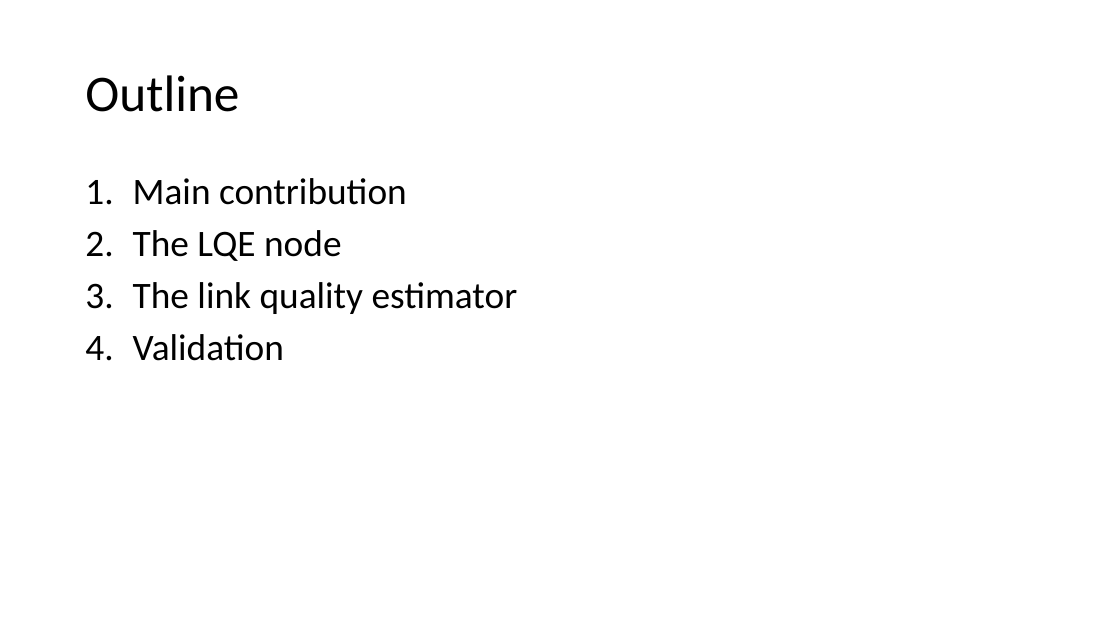
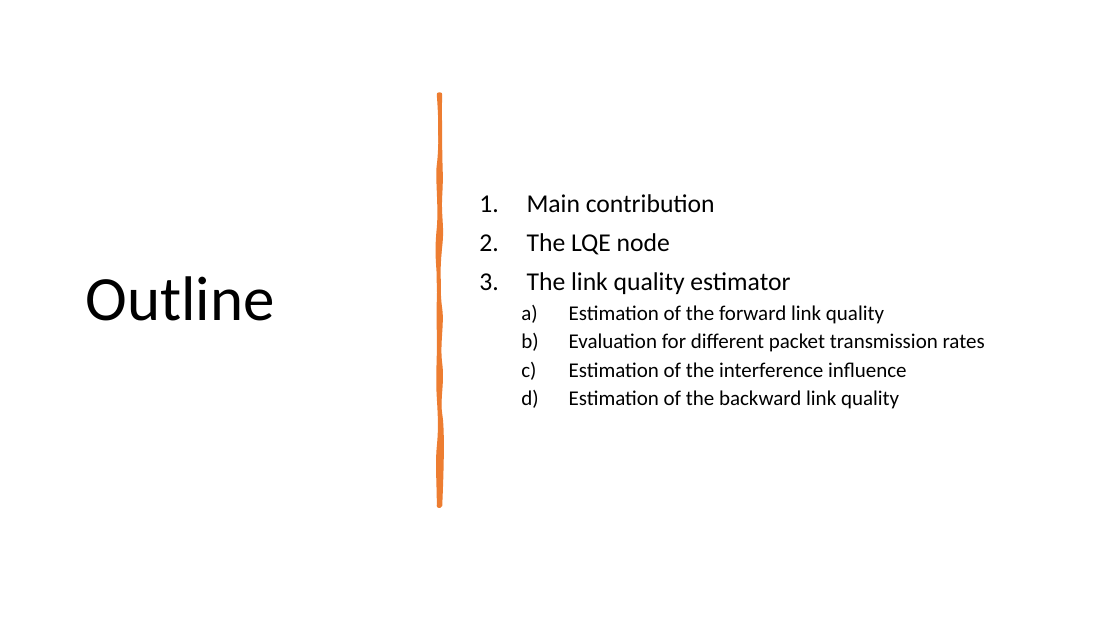
Before and after one commit to huynn8/paper_draft, a slide deck: slide 2 of Real-time link quality estimation for industrial wireless sensor networks using de dicate d nodes.pptx. Drawn at 1120x630 pixels with LibreOffice and Linux fonts; fonts in the diff are those of the drawing. Boxes give left, top, right and bottom in pixels: in the first picture for what was removed or moved away, otherwise in the second. Text is boxed around its words. In the diff, an @@ line names an element or a change of style, - is before the commit and + after.

```diff
--- a/Real-time link quality estimation for industrial wireless sensor networks using de dicate d nodes.pptx
+++ b/Real-time link quality estimation for industrial wireless sensor networks using de dicate d nodes.pptx
@@ title "Outline": place and size @@
-title "Outline" at bbox=[85, 75, 239, 112]
+title "Outline" at bbox=[86, 276, 275, 321]
@@ title "Outline" at bbox=[86, 276, 275, 321]: size 44 to 54 pt @@
@@ text "Main contribution": place and size @@
-text "Main contribution" at bbox=[133, 178, 518, 361]
+text "Main contribution" at bbox=[527, 194, 985, 409]
@@ text "Main contribution" at bbox=[527, 194, 985, 409]: vertical alignment top to middle @@
@@ freeform shape added at bbox=[439, 94, 440, 506], fill #ED7D31, outline #ED7D31 3.25 pt @@
@@ text at bbox=[527, 194, 790, 294]: size 32 to 22 pt in "Main contribution", "The LQE node", "The link quality estimator" @@
@@ text at bbox=[569, 305, 985, 409]: text changed; size 32 to 18 pt @@
-4. Validation
+  a) Estimation of the forward link quality
+  b) Evaluation for different packet transmission rates
+  c) Estimation of the interference influence
+  d) Estimation of the backward link quality
```
Also in this commit, not shown: 7 other slides changed, 22 slides added, 1 slide removed.
